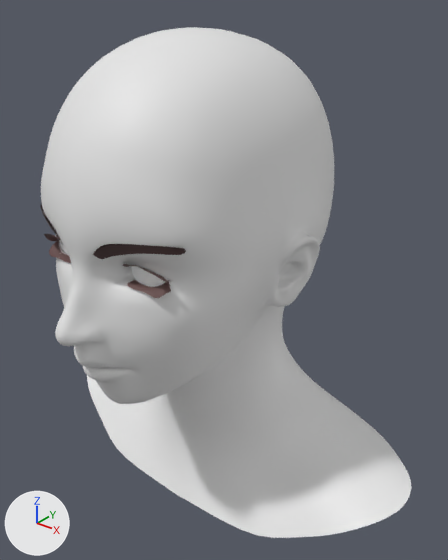
Renders of the OBJ model assets/base female head/human.obj from each side of a commit.
Before and after are seen from a 50 mm lens placed at (2.51, -2.76, 3.56), pointed at (0.16, 0.19, 1.73). Every picture has the same lights, and +X, +Y and +Z are marked at lower left. Where no turn or scale is listed for an object, it has been applied to the vertices. Vertices at the same position are counted once.

Names of what the first picture shows: 'Objectn.001_Objectn.003', 'Objectn.002_Objectn.006', 'Objectn.003_Objectn.007', 'Objectn_Objectn.001', 'high-polyMesh.003_high-poly.004'.
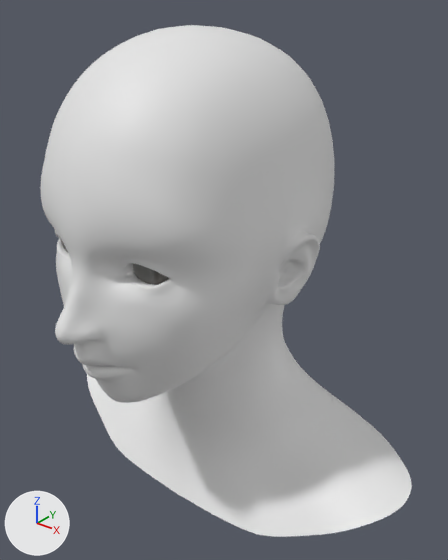
What the commit changed:
me_objectn_objectn_001 has 17931 vertices, 35776 faces and spans x -1.54..1.53, y -1.06..1.09, z 0.01..3.31.
me_objectn_objectn_001 is used by ob_objectn_objectn_001; location (0.0, 0.0, 0.0).
me_objectn_objectn_001 part 1: the whole mesh is moved by (0.0, 0.0, 0.01).
Object 'high-polyMesh.003_high-poly.004' (ob_high_polymesh_003_high_poly_004) is deleted.
Object 'Objectn.001_Objectn.003' (ob_objectn_001_objectn_003) is deleted.
Object 'Objectn.002_Objectn.006' (ob_objectn_002_objectn_006) is deleted.
Object 'Objectn.003_Objectn.007' (ob_objectn_003_objectn_007) is deleted.

Location of each change, (x1, y1, x2, y2) in pixels of the pictures (448 x 560 px):
'Objectn_Objectn.001', mesh moved
    before: (41, 27, 411, 538)
    after: (41, 25, 412, 537)
'Objectn.002_Objectn.006', deleted
    before: (40, 204, 186, 259)
'Objectn.003_Objectn.007', deleted (brown)
    before: (49, 239, 171, 298)
'high-polyMesh.003_high-poly.004', deleted
    before: (60, 240, 168, 287)
'Objectn.001_Objectn.003', deleted
    before: (44, 234, 170, 286)
